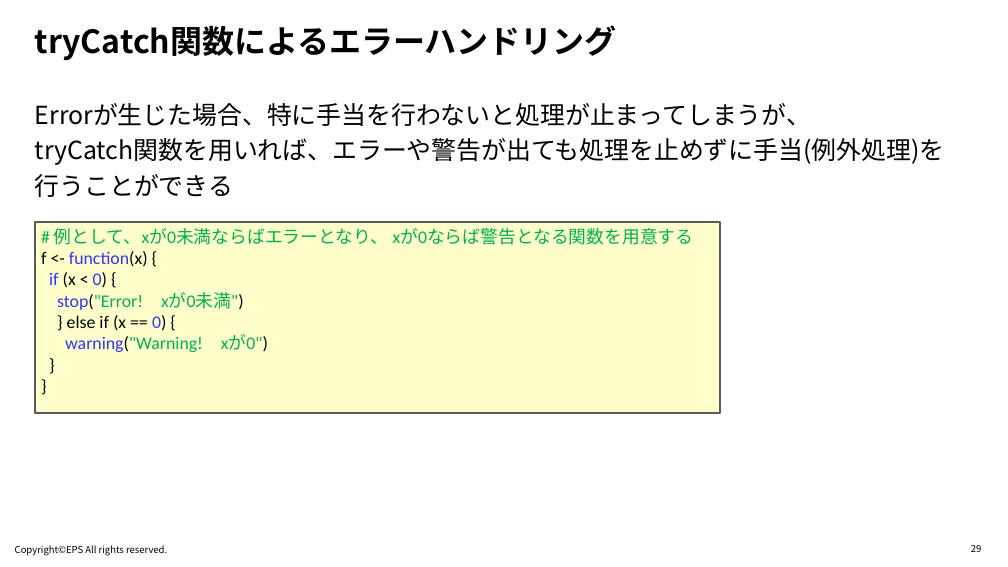
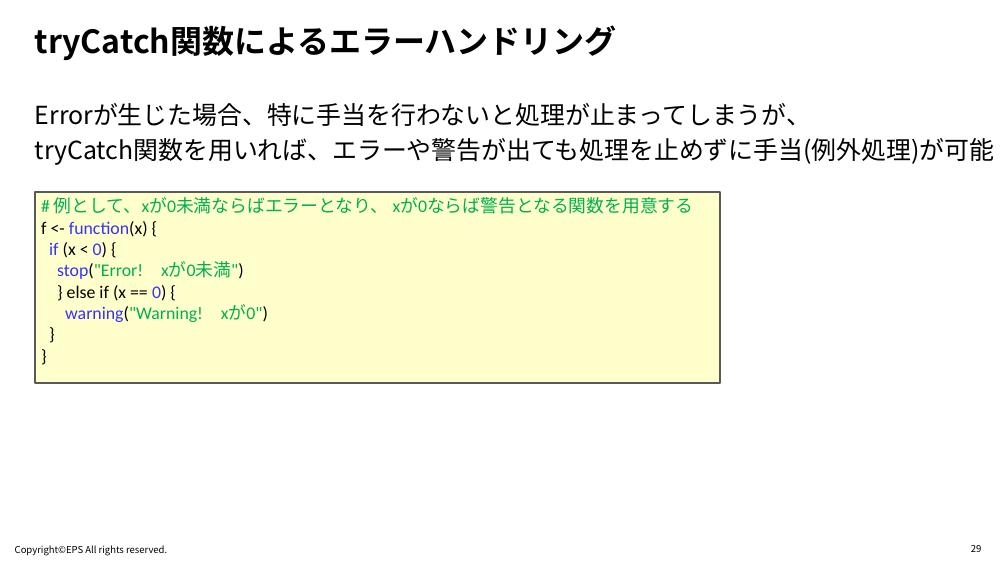
Before and after one commit to R-with-Pharma-Labo/Meetup_1, a slide deck: slide 29 of Materials/1440-1500_Oyama/Rの頑健なコードを書くにはどのような工夫が必要か.pptx. Drawn at 1008x567 pixels with LibreOffice and Linux fonts; fonts in the diff are those of the drawing; background and template pictures are left out. Boxes give left, top, right and bottom in pixels: in the first picture for what was removed or moved away, otherwise in the second. Text is boxed around its words. In the diff, an @@ line names an element or a change of style, - is before the commit and + after.

```diff
--- a/Materials/1440-1500_Oyama/Rの頑健なコードを書くにはどのような工夫が必要か.pptx
+++ b/Materials/1440-1500_Oyama/Rの頑健なコードを書くにはどのような工夫が必要か.pptx
@@ text at <box>35,138,994,165</box>: text changed @@
-tryCatch関数を用いれば、エラーや警告が出ても処理を止めずに手当(例外処理)を
-行うことができる
+tryCatch関数を用いれば、エラーや警告が出ても処理を止めずに手当(例外処理)が可能
@@ text "# 例として、xが0未満ならばエラーとなり、 xが0ならば警告となる関数を用意する": place and size @@
-text "# 例として、xが0未満ならばエラーとなり、 xが0ならば警告となる関数を用意する" at <box>41,228,694,352</box>
+text "# 例として、xが0未満ならばエラーとなり、 xが0ならば警告となる関数を用意する" at <box>41,197,694,322</box>
@@ rectangle: place and size @@
-rectangle at <box>35,222,720,413</box>
+rectangle at <box>35,192,720,383</box>
```
Also in this commit, not shown: 12 other slides changed.
